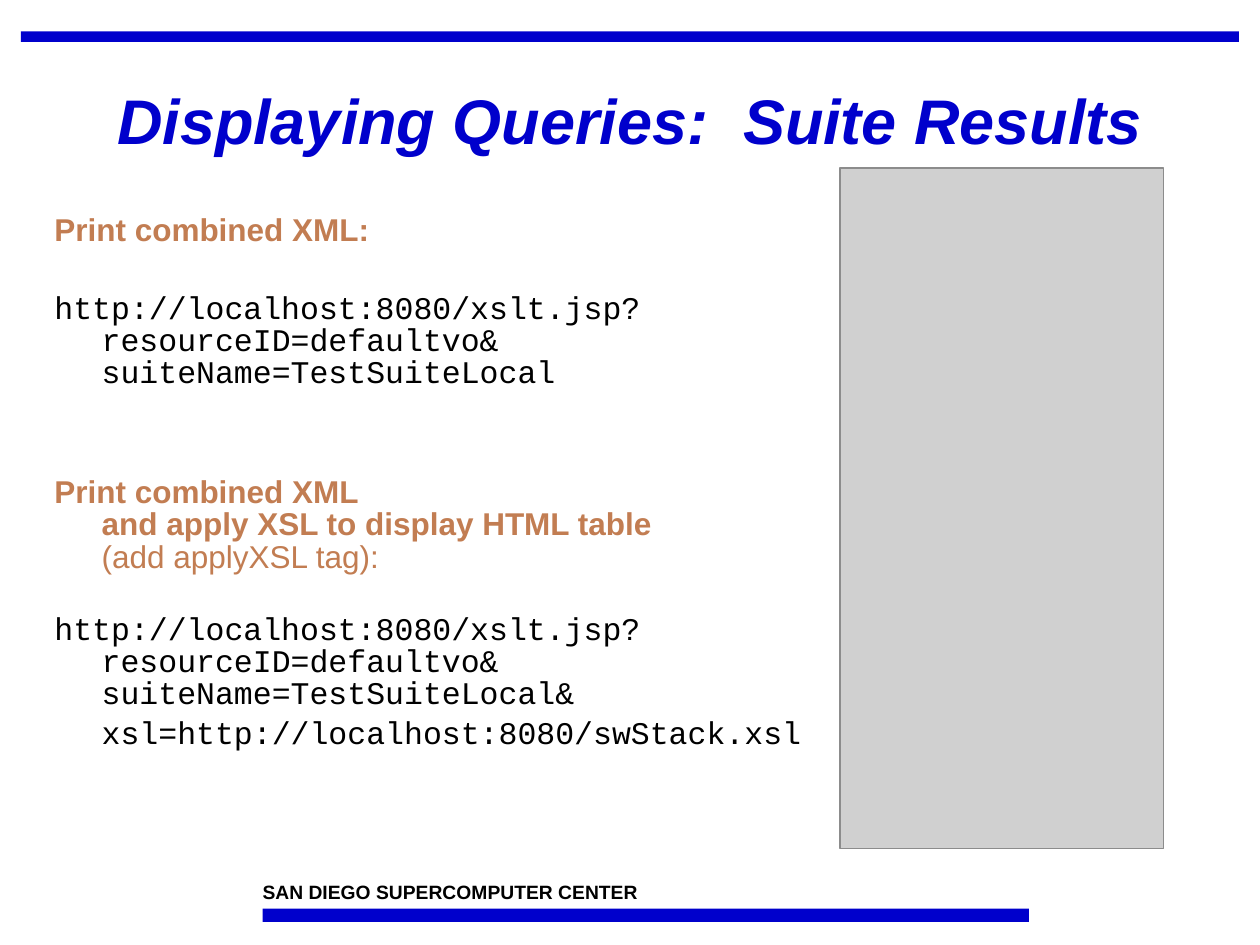
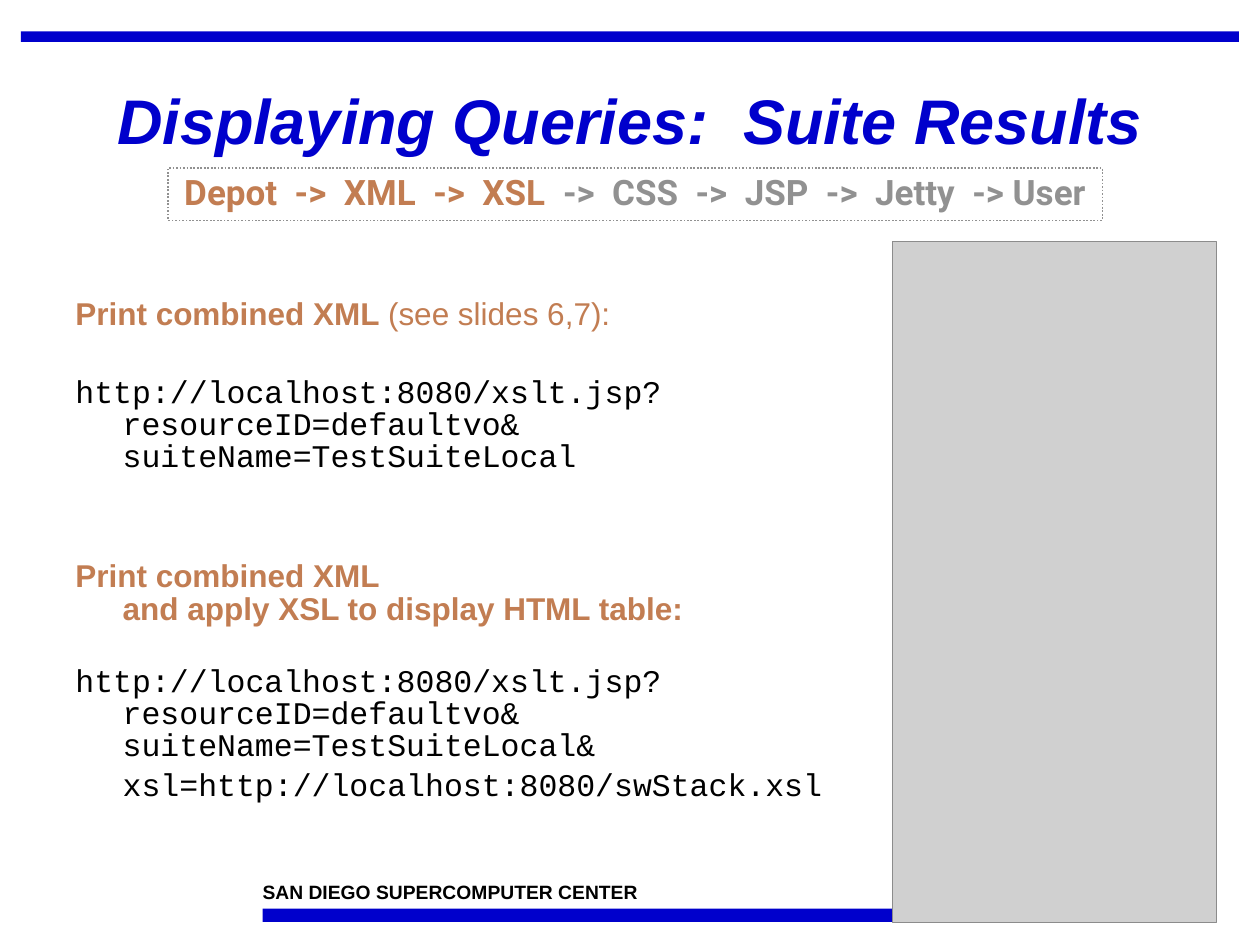
Before and after one commit to IncaProject/inca-xsede, a slide deck: slide 9 of talks/feb-06-workshop/dataConsumers.ppt (slide 10 before the commit). Drawn at 1260x945 pixels with LibreOffice and Linux fonts; fonts in the diff are those of the drawing; grey boxes stand for pictures; background and template pictures are left out. Boxes give left, top, right and bottom in pixels: in the first picture for what was removed or moved away, otherwise in the second. Text is boxed around its words. In the diff, an @@ line names an element or a change of style, - is before the commit and + after.

Commit message:
rearrange based on feedback

```diff
--- a/talks/feb-06-workshop/dataConsumers.ppt
+++ b/talks/feb-06-workshop/dataConsumers.ppt
@@ rectangle added at bbox=[168, 168, 1102, 220], outline #919191 0.99 pt dashed, 20 pt, text #919191, bold @@
+Depot -> XML -> XSL -> CSS -> JSP -> Jetty -> User
@@ picture: place and size @@
-picture at bbox=[840, 168, 1164, 848]
+picture at bbox=[892, 242, 1216, 922]
@@ text "Print combined XML (see slides ...": place and size @@
-text "Print combined XML (see slides ..." at bbox=[54, 218, 801, 751]
+text "Print combined XML (see slides ..." at bbox=[75, 302, 822, 803]
@@ text at bbox=[75, 302, 610, 331]: text changed @@
-Print combined XML:
+Print combined XML (see slides 6,7):
@@ text at bbox=[75, 564, 683, 626]: text changed @@
-Print combined XML
-and apply XSL to display HTML table
-(add applyXSL tag):
+Print combined XML
+and apply XSL to display HTML table:
```
Also in this commit, not shown: 10 other slides changed, 2 slides added.
